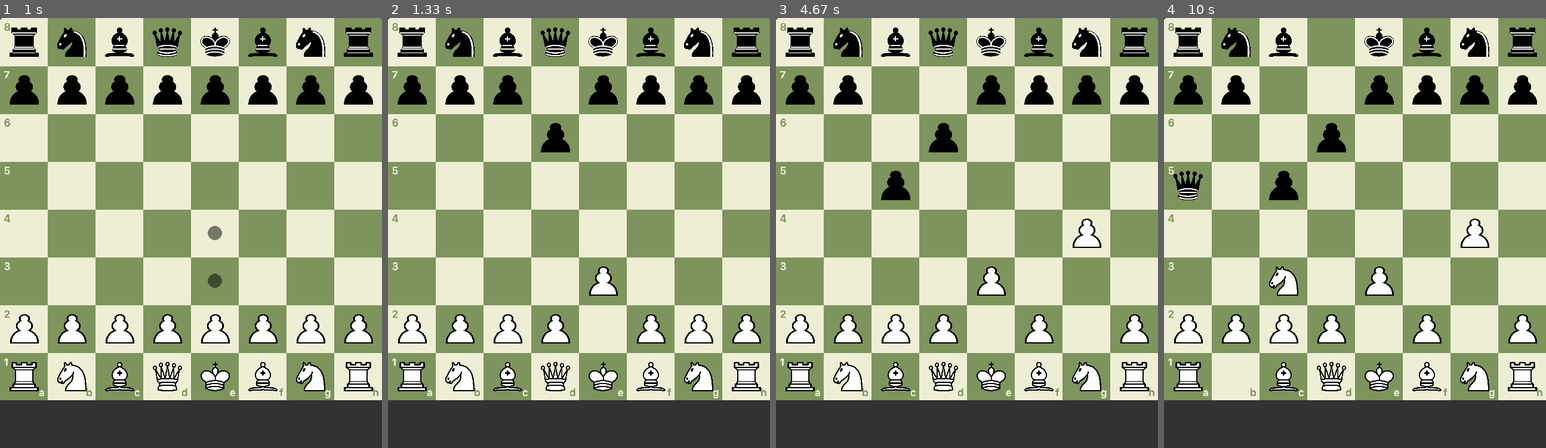
Above: before the commit, frames 1-4 (left to right).
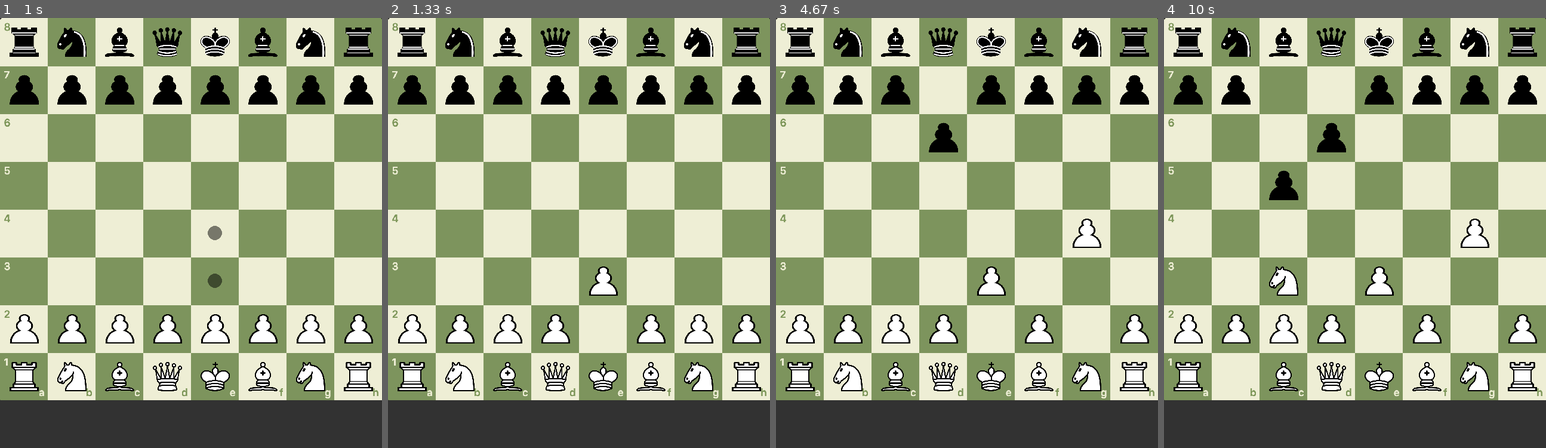
Above: after the commit, the same moments.

Repository: AdamAziz1998/chess
Game: pygame game, started from chess_pygame/game.py
Two runs of this game, one before a commit and one after it. Both use one fixed random seed, a clock stepped at 60 frames per second and the inputs below.
Inputs (mouse positions are in pixels of both pictures, inside the frame that each line leads up to):
- Up to frame 1 (1 s): click (191, 233) at 0.38 s; click (229, 327) at 0.78 s
- Up to frame 2 (1.33 s): click (624, 271) at 1.2 s
- Up to frame 3 (4.67 s): click (947, 344) at 2.2 s; move the mouse to (1112, 396) at 2.53 s; click (1112, 396) at 2.82 s; move the mouse to (1100, 344) at 3.23 s; click (1100, 344) at 3.55 s; move the mouse to (1085, 224) at 4 s; click (1085, 224) at 4.35 s
- Up to frame 4 (10 s): move the mouse to (1263, 310) at 6.53 s; click (1263, 310) at 6.92 s; move the mouse to (1492, 331) at 7.43 s; click (1492, 331) at 7.9 s; move the mouse to (1240, 392) at 8.5 s; click (1240, 392) at 8.95 s; move the mouse to (1278, 267) at 9.53 s; click (1278, 267) at 9.98 s

Frame 1 is identical in both runs. In frame 2, 0.7% of the frame differs, in the area x 40-48%, y 13-32%; in frame 3, 0.7%; in frame 4, 0.6%.

Commit message:
completed game with afew UI excpetions and move repitition

Diff:
--- a/chess_bot/chess_models.py
+++ b/chess_bot/chess_models.py
@@ -1,13 +1,12 @@
 import sys
 sys.path.append('../CHESS')
 
-from legal_moves.legal import legal_moves
+from legal_moves.legal import legal_moves, check_checker, king_find
 from legal_moves.move_categories import Move
 from gameplay.turn import turn
 from game_objects.board import starting_board
 from game_objects.pieces import Piece, wb, bb, wq, bq, wr, br, wkn, bkn
 import random
-
 
 
 #firstly I need to make the ability for the bot to mkae a move possible
@@ -23,6 +22,8 @@
     for coord in coords:
         piece_moves = legal_moves(board, coord)
         ai_moves += piece_moves
+
+    ai_moves1 = []
 
     for move in ai_moves:
         if move.type == 't':
@@ -64,10 +65,80 @@
                 Piece(team, 'r', img4, False, False)
             )
 
-            ai_moves += [move1, move2, move3, move4]
-    return ai_moves
+            ai_moves1 += [move1, move2, move3, move4]
+        else:
+            ai_moves1.append(move)
+    return ai_moves1
 
 def random_moving_bot(board, ai_team):
     ai_moves = all_potential_moves(board, ai_team)
+    return random.choice(ai_moves)
 
-    return random.choice(ai_moves)
+
+def point_type(piece_type):
+    if piece_type == 'q':
+        return 9
+    elif piece_type == 'r':
+        return 5
+    elif piece_type == 'n' or piece_type == 'b':
+        return 3
+    elif piece_type == 'p':
+        return 1
+    else:
+        return None
+
+#if team == 'w' this will return the score of whites pieces compared to blacks pieces and vice versa
+def game_scoring(board, team):
+    white_pieces = []
+    black_pieces = []
+    for i1 in range(len(board)):
+        for j1 in range(len(board)):
+            if type(board[i1][j1]) != str:
+                if board[i1].team == 'w':
+                    white_pieces.append(board[i1][j1])
+                else:
+                    black_pieces.append(board[i1][j1])
+
+    total_points = sum(
+        [
+        point_type(w_piece.type) for w_piece in white_pieces if point_type(w_piece.type)
+        ] -
+        [
+            point_type(b_piece.type) for b_piece in black_pieces if point_type(b_piece.type)
+        ]
+    )
+    if team == 'b':
+        total_points = - total_points
+
+def checkmate_checker(all_moves, check):
+    if check and all_moves == []:
+        return True
+    else:
+        return False
+
+def stale_mate_checker(all_moves, check):
+    if all_moves == [] and not check:
+        return True
+    else:
+        return False
+
+def endgame_checkers(board, kill, team):
+    king_coords = king_find(board, team)
+    all_moves = all_potential_moves(board, team)
+    check = check_checker(board, king_coords)
+
+    if checkmate_checker(all_moves, check):
+        return 'checkmate'
+
+    elif stale_mate_checker(all_moves, check):
+        return 'stalemate'
+    #draw condition
+    elif kill == 100:
+        return 'draw'
+
+    #draw by repitition can be added later
+
+    else:
+        return 'continue'
+
+    # if there is less than 5 pieces on the board and is losing then assume a stalemate to be equivalent to a win
--- a/chess_pygame/game.py
+++ b/chess_pygame/game.py
@@ -3,6 +3,7 @@
 
 import os
 import pygame
+from chess_bot.chess_models import random_moving_bot, endgame_checkers
 
 from gameplay.code_game_transfers import (
     array_coords_to_pygame_coords,
@@ -55,6 +56,8 @@
 dead_blacks = []
 pawn_transform = False
 pawn_transform_piece = False
+kill = 0
+mouse_off = False
 
 def blit_pieces(board): #this will be in the order as the pieces below
     for i_row in range(8):
@@ -90,15 +93,15 @@
 
 #pawn_transform will be false if no transformations are happening, otherwise it will be 'w' or 'b' to show what piece to
 #  choose to transform the pawn into
-def blit_UI(pawn_transform, dead_whites, dead_blacks):
+def blit_UI(pawn_transform, dead_whites, dead_blacks, TEAM):
     #creating the UI background
     color = (50, 50, 50)
     pygame.draw.rect(WIN, color, pygame.Rect(0, HIEGHT - UI_SPACE, HIEGHT, WIDTH))
     UI_imgs = []
 
-    if pawn_transform == 'w':
+    if TEAM == 'w':
         UI_imgs = [wr.image, wkn.image, wb.image, wq.image]
-    elif pawn_transform == 'b':
+    elif TEAM == 'b':
         UI_imgs = [br.image, bkn.image, bb.image, bq.image]
 
     if pawn_transform:
@@ -108,20 +111,25 @@
             coord_adj = (coord_unadj[0] + 320, coord_unadj[1] + 80)
             WIN.blit(scaled_UI_img, coord_adj)
 
-
-def draw_window(single_player: bool, my_team: str):
+def draw_window(single_player: bool, my_team: str, game_status: str):
     global PIECE_SELECTED, PREVIOUS_SELECTED_COORDS, SELECTED_MOVES_INDEX, TEAM
     global board, moves, dead_whites, dead_blacks, pawn_transform, pawn_transform_piece
-    global index, move
+    global index, move, kill, mouse_off
 
     WIN.blit(BACKGROUND, (0, 0))
     if not pawn_transform:
-        blit_UI(False, False, False)
+        blit_UI(False, False, False, TEAM)
     else:
-        blit_UI(TEAM, False, False)
+        blit_UI(TEAM, False, False, TEAM)
+
+    if single_player and TEAM != my_team and game_status == 'continue':
+        #the bot would go on the line below
+        ai_move = random_moving_bot(board, TEAM)
+        board, TEAM, kill = turn(board, ai_move.org_location, ai_move.location_index, TEAM, ai_move, ai_move.pawn_transform, kill)
+
 
     event = pygame.event.wait()
-    if event.type == pygame.MOUSEBUTTONDOWN and (TEAM == my_team or not single_player):
+    if event.type == pygame.MOUSEBUTTONDOWN and (TEAM == my_team or not single_player) and game_status == 'continue' and not mouse_off:
         mouse_pos = pygame.mouse.get_pos()
 
         #if board is clicked
@@ -145,7 +153,7 @@
             elif index in SELECTED_MOVES_INDEX:
                 move = moves[SELECTED_MOVES_INDEX.index(index)]
                 if move.type != 't':
-                    board, TEAM = turn(board, PREVIOUS_SELECTED_COORDS, index, TEAM, move, False)
+                    board, TEAM, kill = turn(board, PREVIOUS_SELECTED_COORDS, index, TEAM, move, False, kill)
                     SELECTED_MOVES_INDEX = []
                     PIECE_SELECTED = False
 
@@ -162,7 +170,7 @@
 
             #trnasform to queen
             if 640 - 80 < x_mouse_pos < 640:
-                img = wb.image if TEAM == 'w' else bb.image
+                img = wq.image if TEAM == 'w' else bq.image
                 pawn_transform_piece = Piece(TEAM, 'q', img, False, False)
 
             #transform to bishop
@@ -181,21 +189,18 @@
                 pawn_transform_piece = Piece(TEAM, 'r', img, False, False)
 
             if pawn_transform_piece:
-                board, TEAM = turn(board, PREVIOUS_SELECTED_COORDS, index, TEAM, move, pawn_transform_piece)
+                board, TEAM, kill = turn(board, PREVIOUS_SELECTED_COORDS, index, TEAM, move, pawn_transform_piece, kill)
                 SELECTED_MOVES_INDEX = []
                 PIECE_SELECTED = False
                 pawn_transform = False
                 pawn_transform_piece = False
 
-
-    if single_player and TEAM != my_team:
-        #the bot would go on the line below
-        ai_move = random_moving_bot(board, TEAM)
-        board, TEAM = turn(board, ai_move.org_location, ai_move.location_index, TEAM, ai_move, ai_move.pawn_transform)
-
     if PIECE_SELECTED:
         moves = display_moves(board, PREVIOUS_SELECTED_COORDS)
         blit_moves(moves)
+
+    if game_status != 'continue':
+        mouse_off = True
 
     blit_pieces(board)
 
@@ -213,7 +218,9 @@
         single_player = True
         my_team = 'w'
 
-        draw_window(single_player, my_team)
+        game_status = endgame_checkers(board, kill, TEAM)
+
+        draw_window(single_player, my_team, game_status)
 
     pygame.quit()
 
@@ -222,8 +229,7 @@
 
 
 #what do i want:
-# - firstly I need to have the option to make this single player
-# - later on I need to have the option to make this multiplayer, this will have a screenflip for white and black
+# - create a screenflip for white and black
 # - create an annimation for the piece moving from one square to another
 
 #the ai will use minimax algorithm, it can also be anhanced with alpha beta pruning
--- a/game_objects/pieces.py
+++ b/game_objects/pieces.py
@@ -8,6 +8,7 @@
         self.image = image
         self.move0 = move0
         self.move1 = move1
+
 
 # using for the images
 wk = Piece('w', 'k', 'white_king.png', True, False)
--- a/gameplay/turn.py
+++ b/gameplay/turn.py
@@ -1,9 +1,9 @@
 from game_objects.pieces import wr, br, Piece
 
 #location_index is the current location of the piece
-def make_move(baord_array, piece_location_index, move_location_index, move, pawn_transform_piece):
+def make_move(board_array, piece_location_index, move_location_index, move, pawn_transform_piece):
     i, j = piece_location_index
-    piece = baord_array[i][j]
+    piece = board_array[i][j]
 
     if piece.move0:
         piece.move0 = False
@@ -12,52 +12,47 @@
     elif piece.move1:
         piece.move1 = False
 
-    baord_array[i][j] = '  '
+    board_array[i][j] = '  '
     i1, j1 = move_location_index
-    baord_array[i1][j1] = piece
+    board_array[i1][j1] = piece
 
     if move.type == 'p':
-        baord_array[i][j1] = '  '
+        board_array[i][j1] = '  '
 
     elif move.type == 'kc':
-        baord_array[i][7] = '  '
+        board_array[i][7] = '  '
         if i == 0:
-            baord_array[i][5] = Piece('w', 'r', wr.image, False, False)
+            board_array[i][5] = Piece('w', 'r', wr.image, False, False)
         else:
-            baord_array[i][5] = Piece('b', 'r', wr.image, False, False)
+            board_array[i][5] = Piece('b', 'r', wr.image, False, False)
 
     if move.type == 'qc':
 
-        baord_array[i][0] = '  '
+        board_array[i][0] = '  '
         if i == 0:
-            baord_array[i][3] = Piece('w', 'r', wr.image, False, False)
+            board_array[i][3] = Piece('w', 'r', wr.image, False, False)
         else:
-            baord_array[i][3] = Piece('b', 'r', wr.image, False, False)
+            board_array[i][3] = Piece('b', 'r', wr.image, False, False)
 
     #this will be false unless the move is the pawn reaching the end of the file, and the pawn_transform input will be
     #  the piece that the pawn transforms into
     if pawn_transform_piece:
-        baord_array[i1][j1] = pawn_transform_piece
+        board_array[i1][j1] = pawn_transform_piece
 
-    return baord_array
+    return board_array
 
 #team_move is either 'w' or 'b'
 # pawn_transform_piece will hold the piece that the pawn will trnasform to
-def turn(board_array, piece_location_index, move_location_index, team_move, move, pawn_transform_piece):
+def turn(board_array, piece_location_index, move_location_index, team_move, move, pawn_transform_piece, kill):
+    if type(board_array[move_location_index[0]][move_location_index[1]]) != str:
+        kill = 0
+    else:
+        kill += 1
+
     board_array1 = make_move(board_array, piece_location_index, move_location_index, move, pawn_transform_piece)
     if team_move == 'w':
         team_move = 'b'
     else:
         team_move = 'w'
 
-    return board_array1, team_move
-
-
-def checkmate_checker(board_array):
-    pass
-
-def stale_mate_checker(board_array):
-    pass
-
-def draw_checker(board_array):
-    pass
+    return board_array1, team_move, kill
